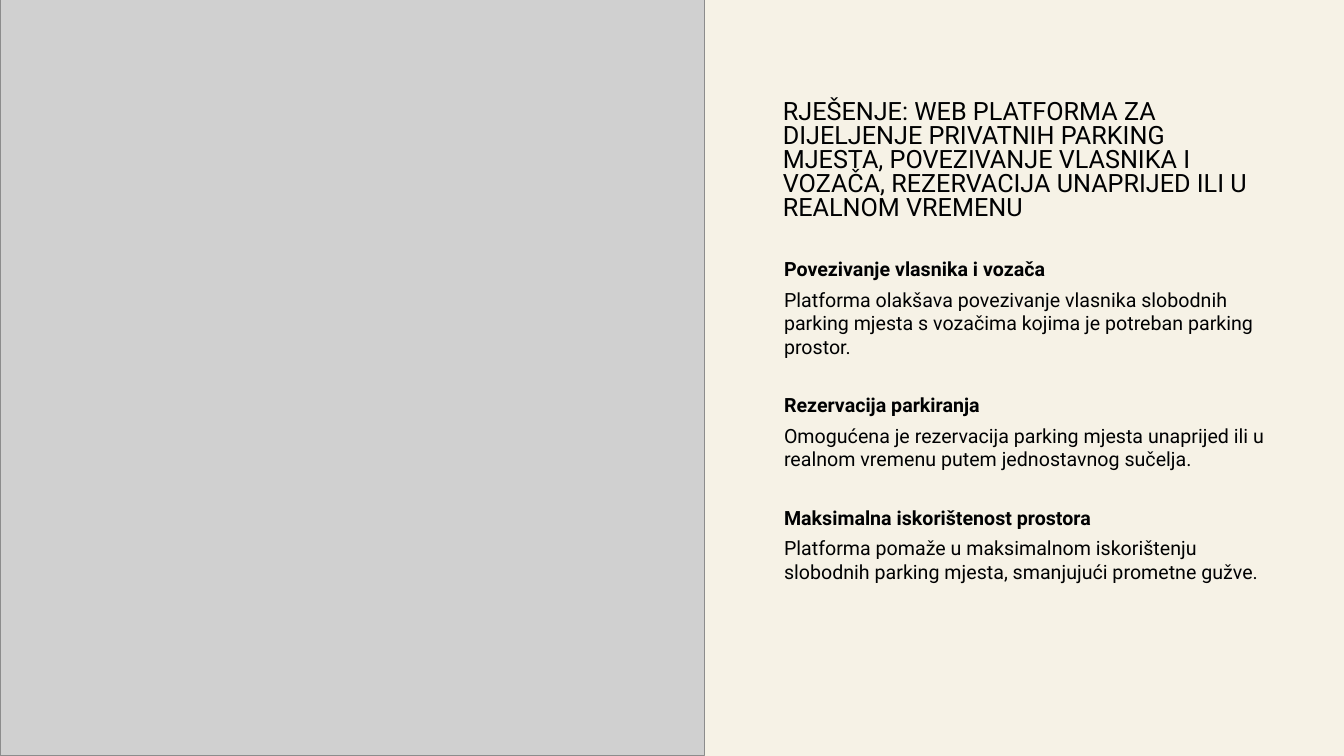
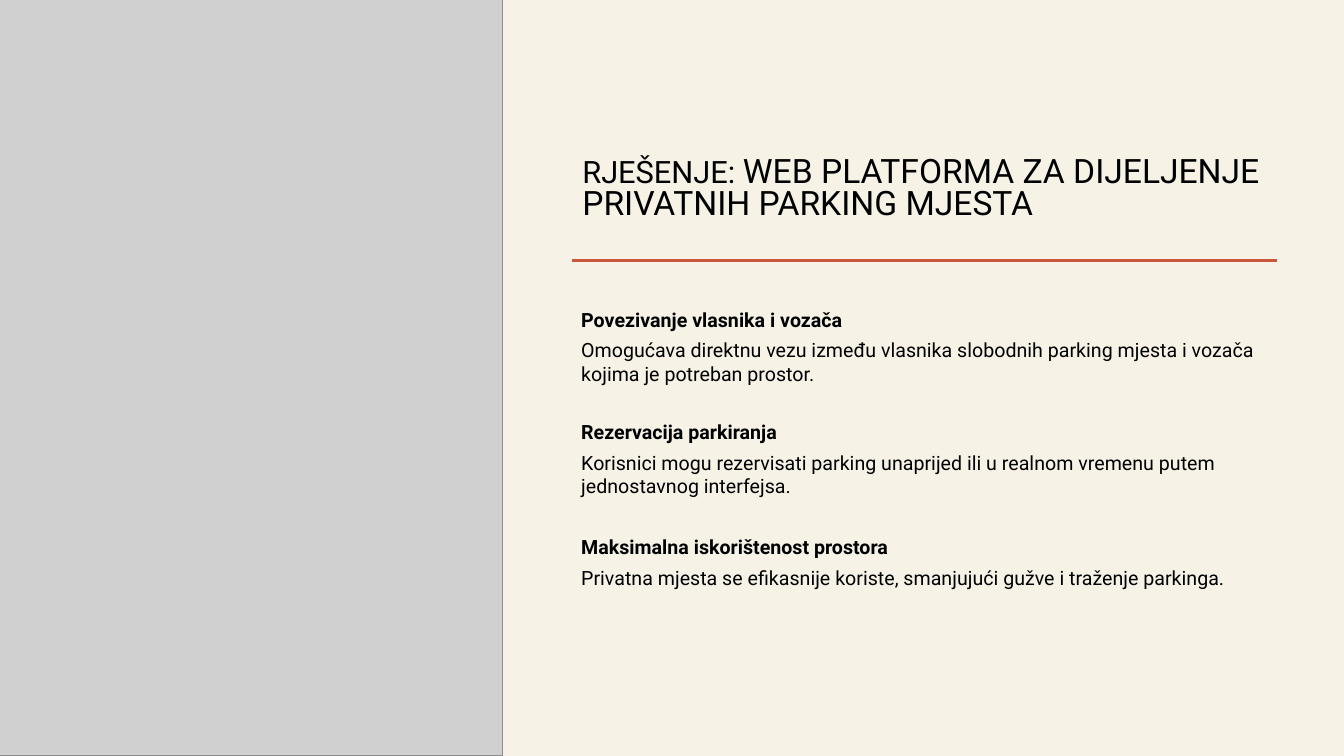
Before and after one commit to MastilovicRadoslav/startup_launch_simulation, a slide deck: slide 3 of Pitch presentation.pptx. Drawn at 1344x756 pixels with LibreOffice and Linux fonts; fonts in the diff are those of the drawing; grey boxes stand for pictures. Boxes give left, top, right and bottom in pixels: in the first picture for what was removed or moved away, otherwise in the second. Text is boxed around its words. In the diff, an @@ line names an element or a change of style, - is before the commit and + after.

```diff
--- a/Pitch presentation.pptx
+++ b/Pitch presentation.pptx
@@ picture: place and size @@
-picture at [0,0,705,756]
+picture at [0,0,503,756]
@@ title at [582,155,1259,216]: text changed; size 18 to 24 pt @@
-RJEŠENJE: WEB PLATFORMA ZA DIJELJENJE PRIVATNIH PARKING MJESTA, POVEZIVANJE VLASNIKA I VOZAČA, REZERVACIJA UNAPRIJED ILI U REALNOM VREMENU
+RJEŠENJE: WEB PLATFORMA ZA DIJELJENJE PRIVATNIH PARKING MJESTA
@@ line added from (573, 260) to (1277, 260), #CC563B 2.5 pt @@
@@ text "Povezivanje vlasnika i vozača": place and size @@
-text "Povezivanje vlasnika i vozača" at [784,261,1264,583]
+text "Povezivanje vlasnika i vozača" at [581,312,1254,589]
@@ text at [581,342,1254,385]: text changed @@
-  Platforma olakšava povezivanje vlasnika slobodnih parking mjesta s vozačima kojima je potreban parking prostor.
+  Omogućava direktnu vezu između vlasnika slobodnih parking mjesta i vozača kojima je potreban prostor.
@@ text at [581,455,1215,497]: text changed @@
-  Omogućena je rezervacija parking mjesta unaprijed ili u realnom vremenu putem jednostavnog sučelja.
+  Korisnici mogu rezervisati parking unaprijed ili u realnom vremenu putem jednostavnog interfejsa.
@@ text at [581,539,888,558]: list level 1 to 2 in "Maksimalna iskorištenost prostora" @@
@@ text at [581,570,1224,589]: text changed @@
-  Platforma pomaže u maksimalnom iskorištenju slobodnih parking mjesta, smanjujući prometne gužve.
+  Privatna mjesta se efikasnije koriste, smanjujući gužve i traženje parkinga.
```
Also in this commit, not shown: 5 other slides changed, 1 slide added, 1 slide removed, 1 other file.
